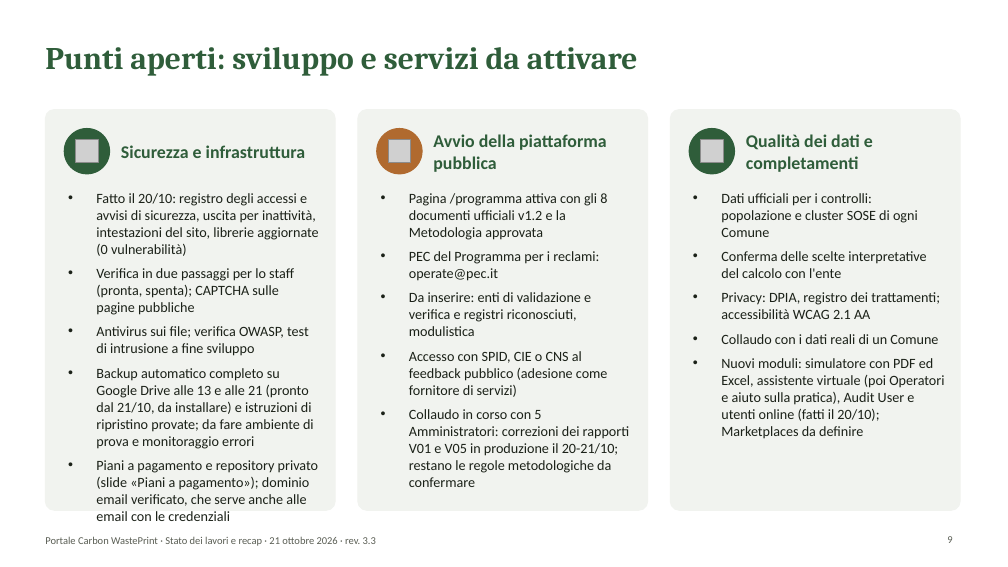
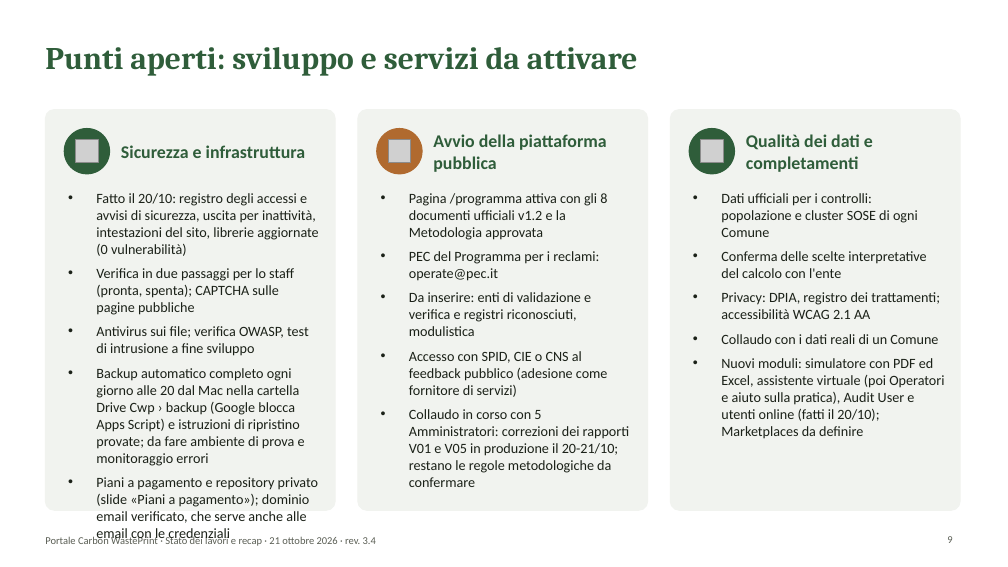
Before and after one commit to lucamorettioperate/portale-cwp, a slide deck: slide 9 of public/documentazione/Presentazione_Portale_CWP.pptx. Drawn at 1008x567 pixels with LibreOffice and Linux fonts; fonts in the diff are those of the drawing; grey boxes stand for pictures; background and template pictures are left out. Boxes give left, top, right and bottom in pixels: in the first picture for what was removed or moved away, otherwise in the second. Text is boxed around its words. In the diff, an @@ line names an element or a change of style, - is before the commit and + after.

```diff
--- a/public/documentazione/Presentazione_Portale_CWP.pptx
+++ b/public/documentazione/Presentazione_Portale_CWP.pptx
@@ text at (96, 368, 305, 466): text changed @@
-• Backup automatico completo su Google Drive alle 13 e alle 21 (pronto dal 21/10, da installare) e istruzioni di ripristino provate; da fare ambiente di prova e monitoraggio errori
+• Backup automatico completo ogni giorno alle 20 dal Mac nella cartella Drive Cwp › backup (Google blocca Apps Script) e istruzioni di ripristino provate; da fare ambiente di prova e monitoraggio errori
@@ text at (45, 536, 376, 546): text changed @@
-Portale Carbon WastePrint · Stato dei lavori e recap · 21 ottobre 2026 · rev. 3.3
+Portale Carbon WastePrint · Stato dei lavori e recap · 21 ottobre 2026 · rev. 3.4
```
Also in this commit, not shown: 13 other slides changed, 9 other files.
